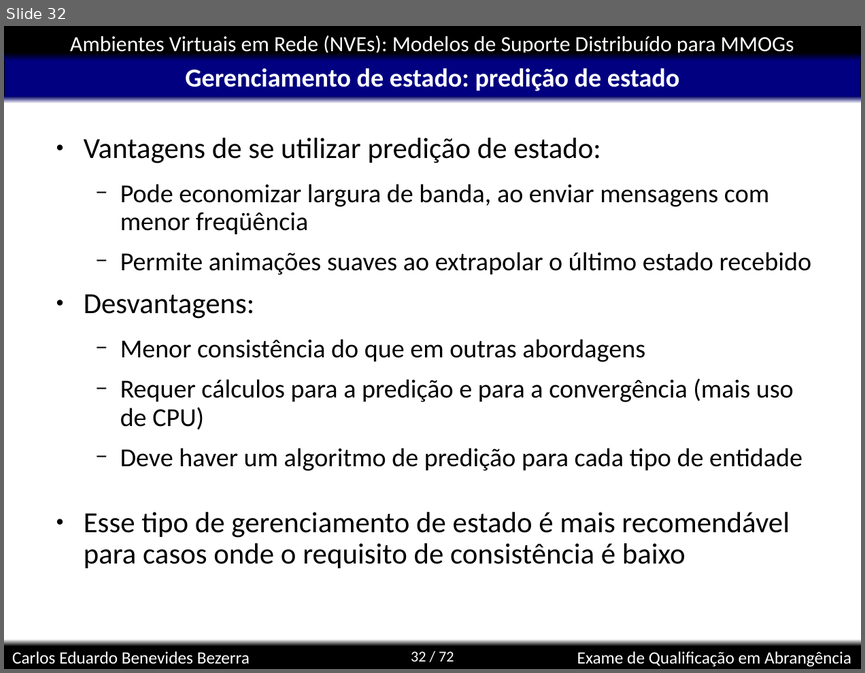
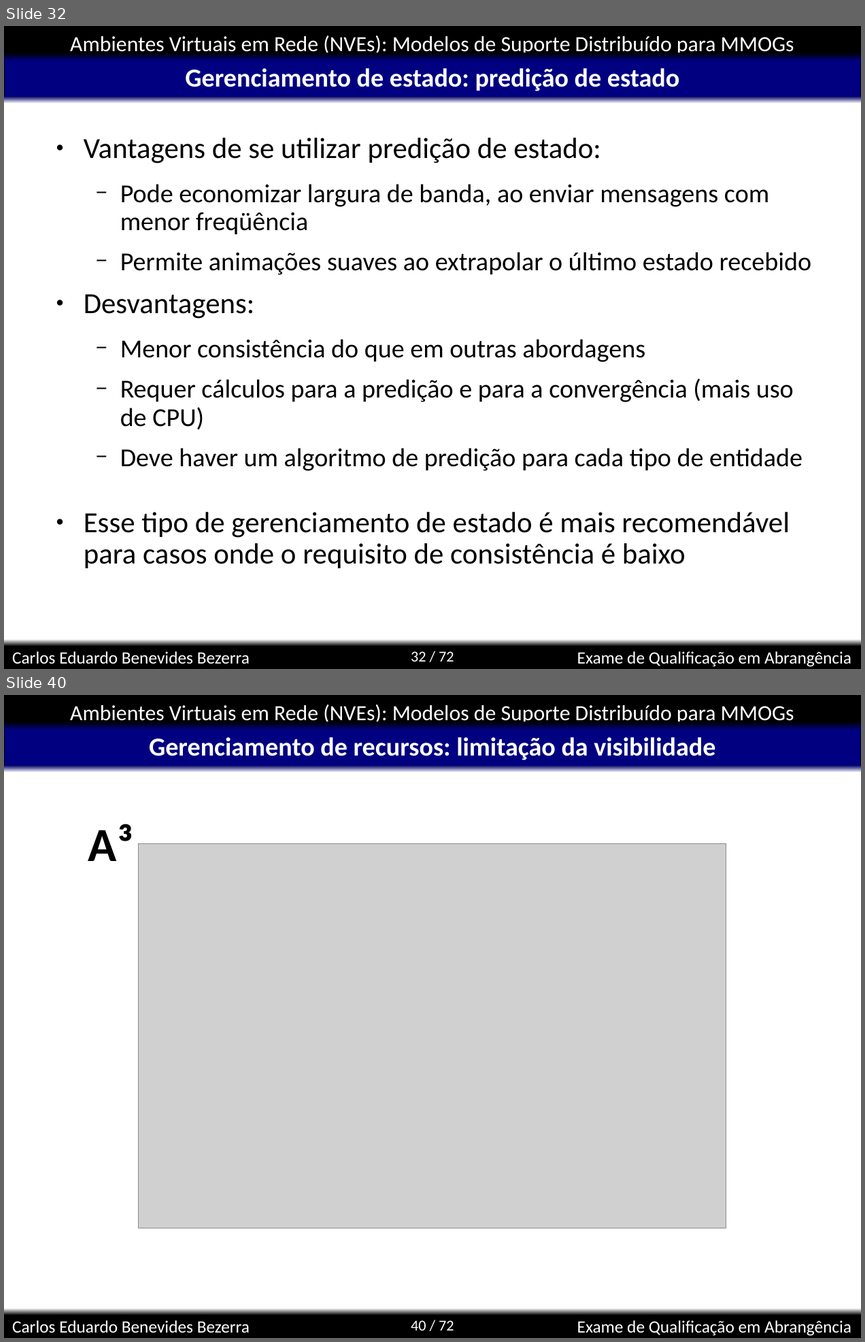
Before and after one commit to kdubezerra/kdubezerra, a slide deck: disciplinas/cmp600/app.ppt. Shown one above the other, each under a label of ours: slide 32 before the commit, slides 32 and 40 after it; the slides between them are not shown. The pictures are 865x673 and 865x1342 pixels, drawn with LibreOffice and Linux fonts; fonts in the diff are those of the drawing; grey boxes stand for pictures; background and template pictures are left out. Boxes give left, top, right and bottom in pixels: in the first picture for what was removed or moved away, otherwise in the second. Text is boxed around its words. In the diff, an @@ line names an element or a change of style, - is before the commit and + after.

```diff
--- a/disciplinas/cmp600/app.ppt
+++ b/disciplinas/cmp600/app.ppt
@@ slide 40 added at <box>4,695,861,1338</box>, background #FFFFFF; not listed: 8 template elements that a slide beside it also shows @@
@@ title added at <box>149,737,715,760</box>, 24 pt, text #FFFFFF, bold @@
+Gerenciamento de recursos: limitação da visibilidade
@@ text added at <box>88,824,133,861</box>, 44 pt, text #000000, bold @@
+A³
@@ picture added at <box>139,843,727,1227</box> @@
```
Also in this commit, not shown: 2 slides changed, 6 other slides added, 1 slide removed.
